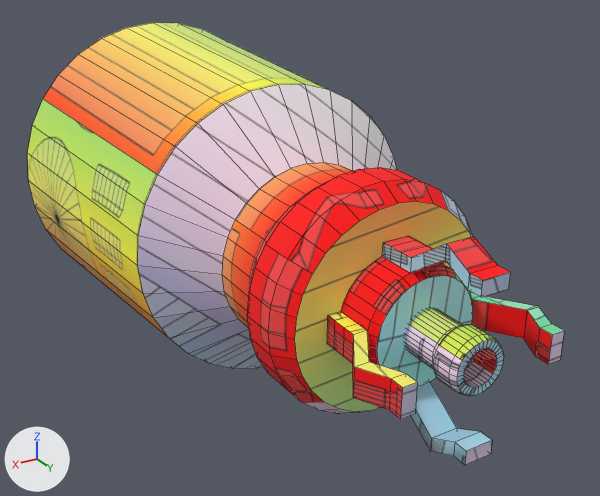
Renders of the OBJ model models/item/ntool.obj from each side of a commit.
One viewpoint serves both versions: a 50 mm camera at (0.987, 0.497, 0.804) aimed at (0.449, -0.401, 0.356). Every picture has the same lights, and +X, +Y and +Z are marked at lower left. Mesh edges are drawn as thin lines. Where no turn or scale is listed for an object, it has been applied to the vertices. Vertices at the same position are counted once.

Names of what the first picture shows: 'Cube.001_Cube.004'.
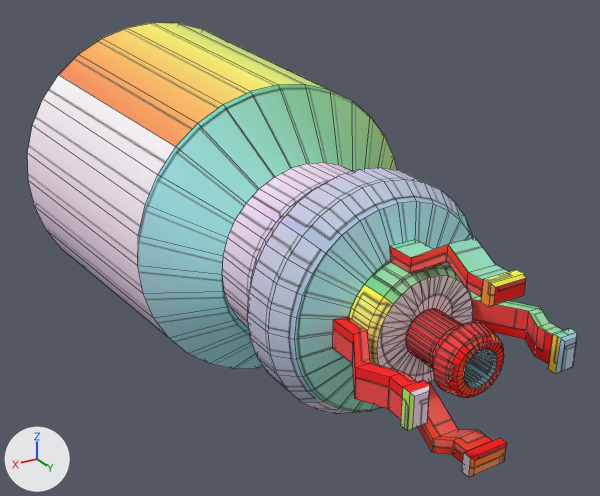
The newer file is also turned or shifted as a whole; pictures and numbers use the older file's frame.

Boxes (x1, y1, x2, y2) around the edits, measured in the pictures (600 x 496 px; the box of a moved part takes in the faces that stretch with it):
```json
{"object": "Cube.001_Cube.004", "change": "reshaped", "before": [27, 23, 564, 465], "after": [27, 23, 577, 477]}
{"part": 1, "of": "me_cube_001_cube_004", "change": "moved or reshaped", "before": [327, 236, 564, 465], "after": [295, 201, 577, 477]}
{"part": 2, "of": "me_cube_001_cube_004", "change": "surface changed", "before": [27, 23, 504, 413], "after": [27, 23, 504, 413]}
```

Edits to the scene script, one JSON object a line:
```json
{"block": "me_cube_001_cube_004", "where": "# used by ob_cube_001_cube_004; location = (0.0, 0.0, 0.0)"}
{"op": "remove", "block": "me_cube_001_cube_004", "code": "me_cube_001_cube_004.from_pydata(...)  # 770 vertices, 731 faces; spans x 0.252..0.708, y -0.88..0.0, z 0.152..0.608"}
{"op": "add", "block": "me_cube_001_cube_004", "code": "me_cube_001_cube_004.from_pydata(...)  # 823 vertices, 788 faces; spans x 0.252..0.708, y -0.88..0.016, z 0.152..0.608"}
{"block": "me_cube_001_cube_004", "change": "me_cube_001_cube_004 part 1: 118 vertices moved from x 0.414..0.551, y -0.151..-0.017, z 0.314..0.451 to x 0.414..0.551, y -0.136..-0.015, z 0.314..0.451; 107 vertices removed from x 0.361..0.599, y -0.151..-0.017, z 0.261..0.499; 160 vertices added at x 0.361..0.599, y -0.14..0.016, z 0.261..0.499"}
{"block": "me_cube_001_cube_004", "change": "me_cube_001_cube_004 part 2: 592 kept faces spanning x 0.252..0.708, y -0.88..-0.009, z 0.152..0.608 get new texture (UV) coordinates"}
```
